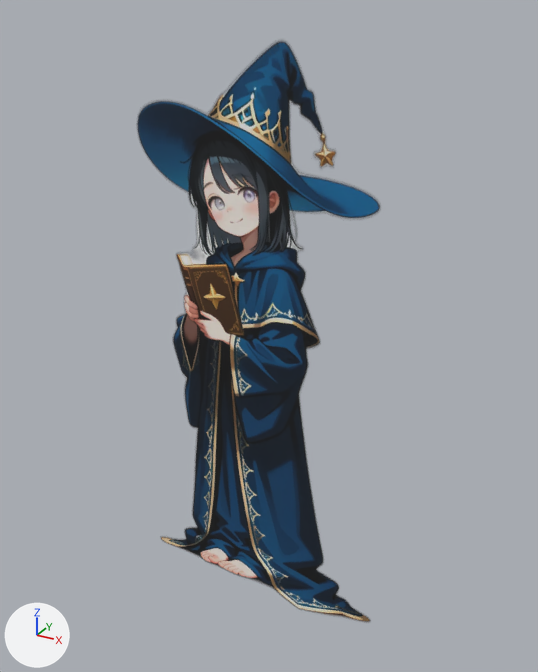
The glTF model _ehon_assets/ehon/boy_v1.glb, before and after one commit.
Camera for both pictures: a 50 mm lens placed at (0.554, -0.964, 1.03), pointed at (0.01, 0.024, 0.536). The lights are fixed; the arrows at lower left show +X, +Y and +Z. The first picture is the older version.

The older version as bpy lines, for what is in view:
```python
mat_mascot = principled_material('mascot')
mat_mascot.texture = img_boy_v1  # with its transparency
mat_mascot.roughness = 0.85
me_plane = bpy.data.meshes.new('Plane')
me_plane.from_pydata(...)  # 4 vertices, 2 faces; spans x -0.234..0.234, y 0.0, z 0.0..1.0
me_plane.materials.append(mat_mascot)  # picture img_boy_v1
ob_plane = bpy.data.objects.new('Plane', me_plane)
ob_plane.location = (0.0, 0.0, 0.0)
```
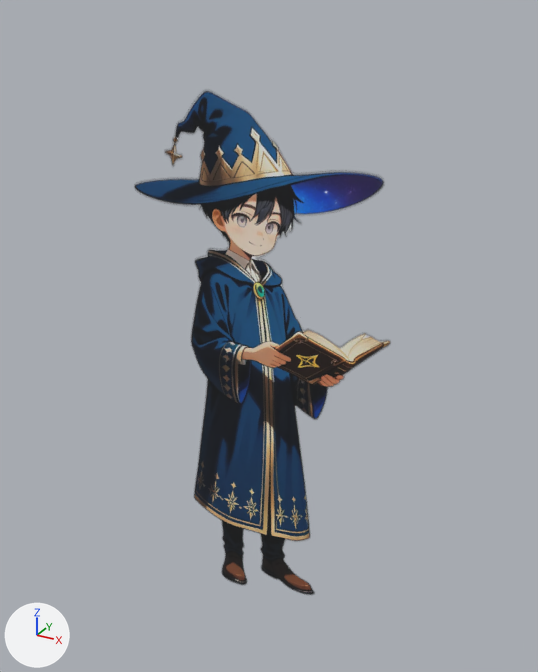
The newer file is also rescaled (x1.077) as a whole; pictures and numbers use the older file's frame.

Patch to the scene script:
```diff
--- a/_ehon_assets/ehon/boy_v1.glb.py
+++ b/_ehon_assets/ehon/boy_v1.glb.py
@@ img_boy_v2 @@
+img_boy_v2 = load_image('boy_v2', '_unpacked/boy_v2', 576, 1142, 'sRGB')
@@ mat_mascot @@
 mat_mascot = principled_material('mascot')
-mat_mascot.texture = img_boy_v1  # with its transparency
+mat_mascot.texture = img_boy_v2  # with its transparency
 mat_mascot.roughness = 0.85
@@ me_plane @@
 # used by ob_plane; location = (0.0, 0.0, 0.0)
-me_plane.from_pydata(...)  # 4 vertices, 2 faces; spans x -0.234..0.234, y 0.0, z 0.0..1.0
-me_plane.vertices[2].co = (-0.234, 0.0, 1.0)
-me_plane.vertices[3].co = (0.234, 0.0, 1.0)
+me_plane.from_pydata(...)  # 4 vertices, 2 faces; spans x -0.234..0.234, y 0.0, z 0.0..0.929
+# me_plane part 1
+me_plane.vertices[2].co = (-0.234, 0.0, 0.929)
+me_plane.vertices[3].co = (0.234, 0.0, 0.929)
 me_plane.materials.append(mat_mascot)
```

Where the change shows, as pixel boxes (x1, y1, x2, y2) in the pictures (538 x 672 px):
'Plane', surface changed, reshaped (13% shorter)
    before: (137, 41, 380, 622)
    after: (134, 90, 390, 595)
